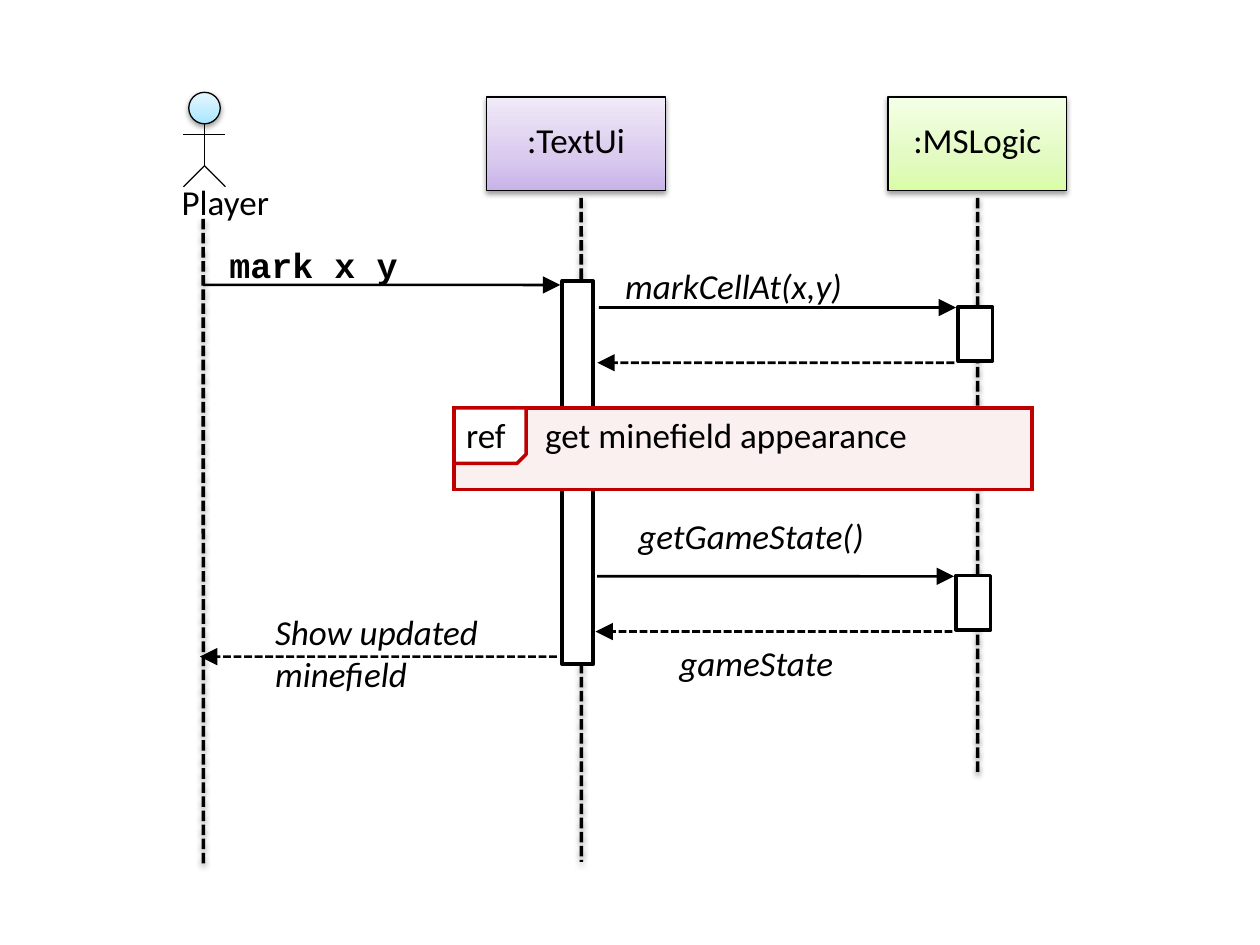
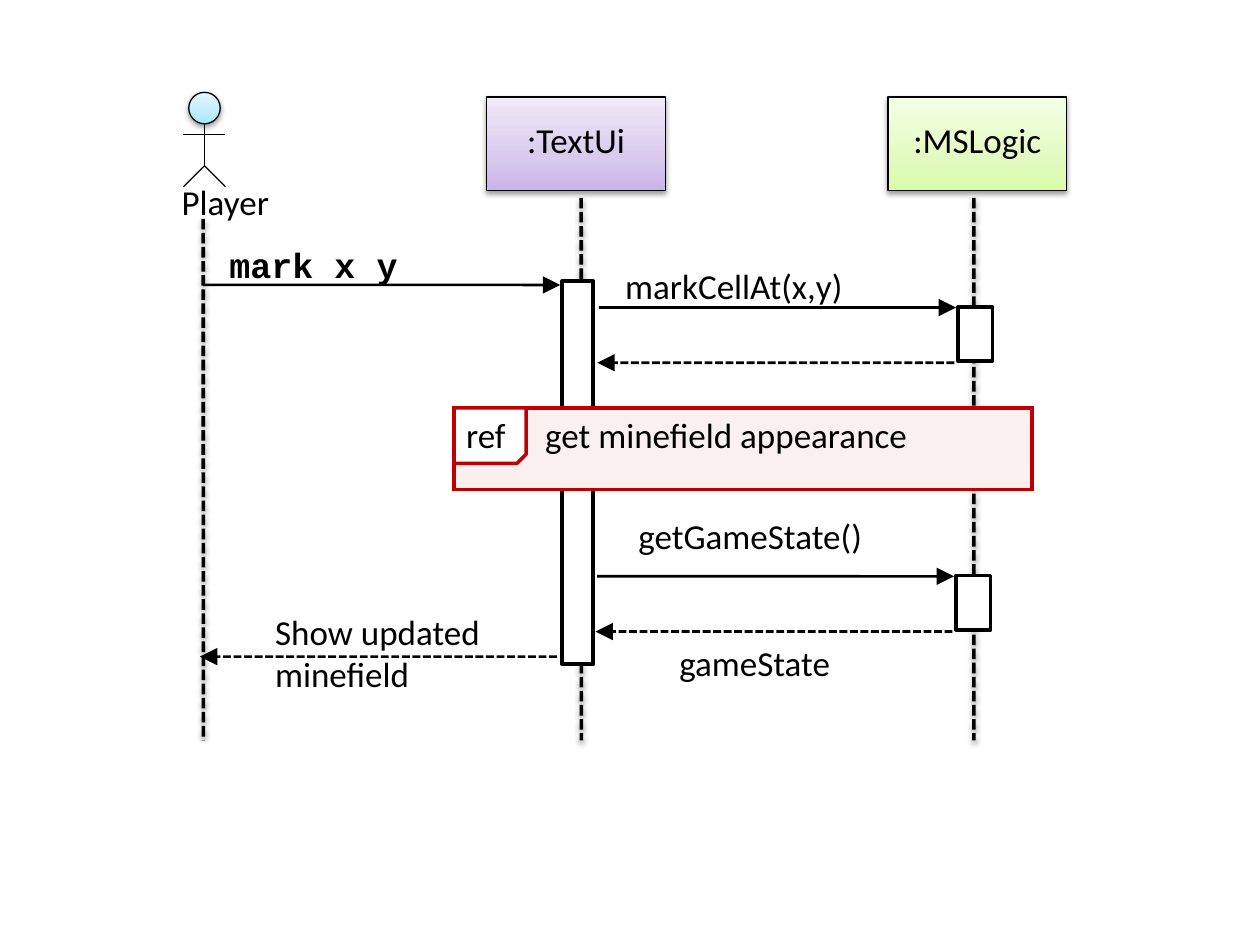
Before and after one commit to se-edu/se-book, a slide deck: slide 1 of diagrams/uml/sequenceDiagrams/referenceFrames/playerTextLogic.pptx. Drawn at 1260x945 pixels with LibreOffice and Linux fonts; fonts in the diff are those of the drawing. Boxes give left, top, right and bottom in pixels: in the first picture for what was removed or moved away, otherwise in the second. Text is boxed around its words. In the diff, an @@ line names an element or a change of style, - is before the commit and + after.

```diff
--- a/diagrams/uml/sequenceDiagrams/referenceFrames/playerTextLogic.pptx
+++ b/diagrams/uml/sequenceDiagrams/referenceFrames/playerTextLogic.pptx
@@ line moved from (581, 198) - (581, 862) to (581, 198) - (581, 741) @@
@@ line moved from (978, 198) - (978, 774) to (974, 198) - (974, 741) @@
@@ line moved from (203, 219) - (203, 864) to (203, 219) - (203, 741) @@
@@ italic off in 4 elements at [275,620,480,688], [625,273,842,308], [638,523,861,555], [679,653,830,682] @@
```
Also in this commit, not shown: 24 other files.
